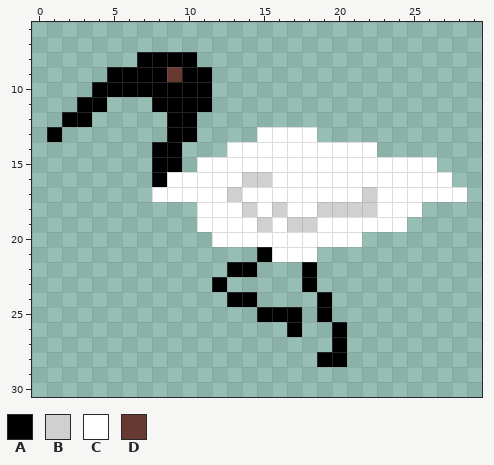
Pixel-art sprite: sprites/ibis5.png. That is the earlier state.
The file is 32x32 pixels. Shown: x 0..29, y 6..30.
Palette (. is transparent): A #000000  B #d0d0d0  C #ffffff  D #663931
Pixels before, first column x 1:
 8 ......AAAA..................
 9 ....AAAADAA.................
10 ...AAAAAAAA.................
11 ..AA...AAAA.................
12 .AA.....AA..................
13 A.......AA....CCCC..........
14 .......AA...CCCCCCCCCC......
15 .......AA.CCCCCCCCCCCCCCCC..
16 .......ACCCCCBBCCCCCCCCCCCC.
17 .......CCCCCBCCCCCCCCBCCCCCC
18 ..........CCCBCBCCBBBBCCC...
19 ..........CCCCBCBBCCCCCC....
20 ...........CCCCCCCCCC.......
21 ..............ACCC..........
22 ............AA...A..........
23 ...........A.....A..........
24 ............AA....A.........
25 ..............AAA.A.........
26 ................A..A........
27 ...................A........
28 ..................AA........
Now the later version:
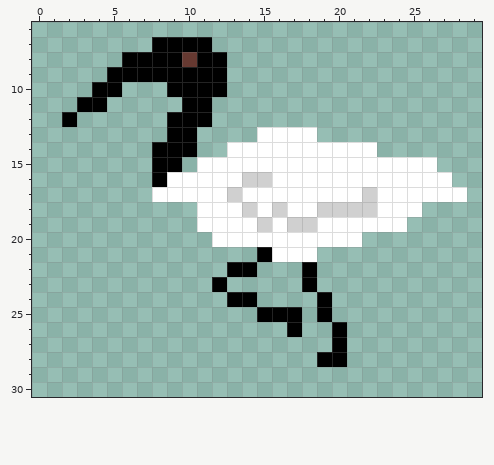
Changes in this commit:
Changed rows in their new state; - is an unchanged pixel.
first column x 1:
 7 -------AAAA-
 8 -----A---DAA
 9 --------A--A
10 -----...---A
11 -------..---
12 --.-------A-
13 .-----------
14 ---------A--
Changed places in both pictures, as pixel boxes (x1, y1, x2, y2):
changed: (47, 37, 227, 157)
